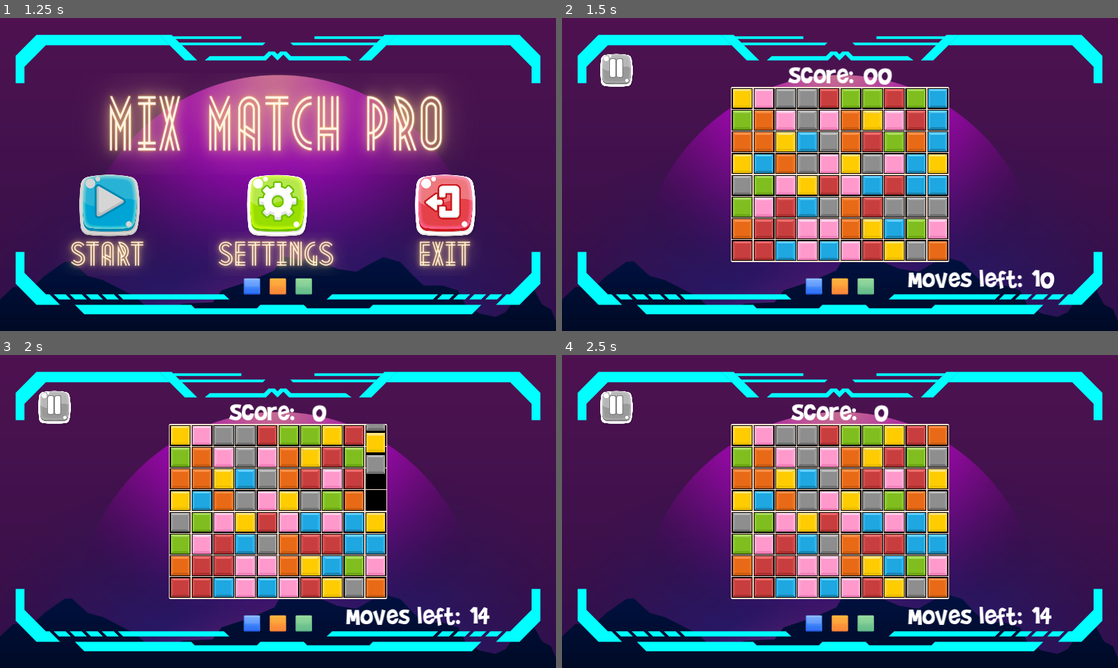
Above: before the commit, frames 1-4 (two rows, left to right).
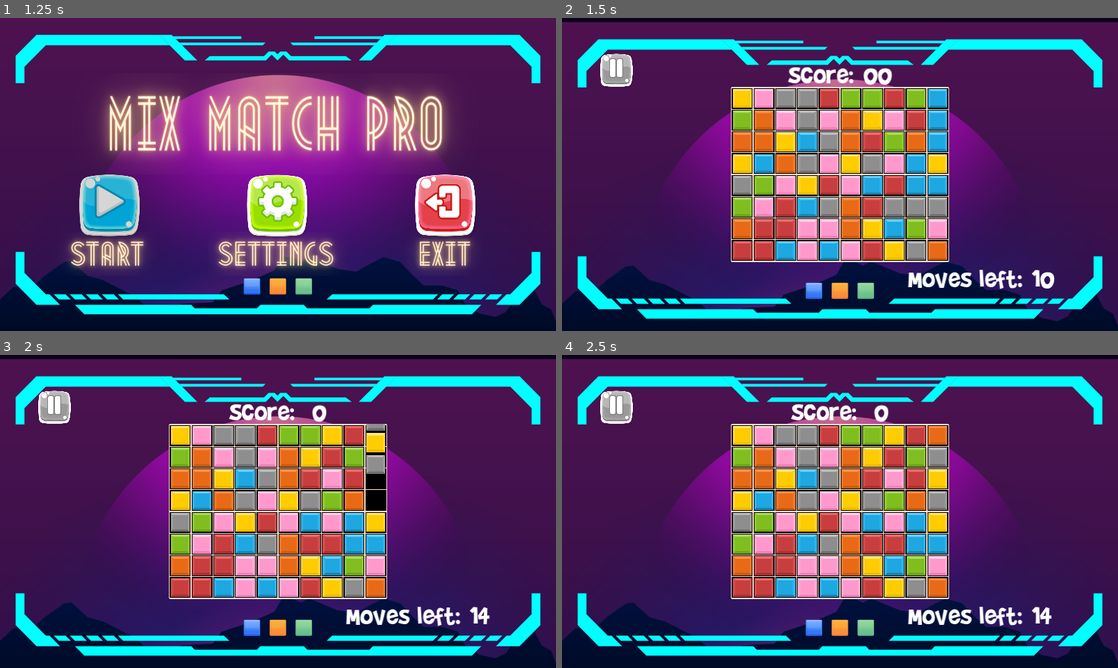
Above: after the commit, the same moments.

Repository: bonsaipropaganda/match-3-with-a-twist
Game: Godot game, scene res://Content/main.tscn
The game is run twice, just before and just after one commit, with the same random seed, the same clock (stepped at 60 frames per second) and the same inputs. The engine's default icon, where the game draws it, is replaced by a stand-in: a white triangle on a blue panel in a dark square.
Inputs (mouse positions are in pixels of both pictures, inside the frame that each line leads up to):
- Up to frame 1 (1.25 s): click (111, 205) at 0.5 s
- Up to frame 2 (1.5 s): click (673, 205) at 1.25 s
- Up to frame 3 (2 s): no input
- Up to frame 4 (2.5 s): move the mouse to (739, 433) at 2.02 s; press the mouse at (739, 433) at 2.03 s

Frame 1 is identical in both runs. In frame 2, 12% of the frame differs, in the area x 0-100%, y 0-98%; in frame 3, 12%; in frame 4, 12%.

Commit message:
Fixed Window Resizing with Backgroungs
Just made the window to keep it's aspect as you resize it so that you don't get the wonky moving GUI stuff

Diff:
--- a/Content/UserInterface/game_ui.tscn
+++ b/Content/UserInterface/game_ui.tscn
@@ -1,8 +1,9 @@
-[gd_scene load_steps=10 format=3 uid="uid://44pumqm1otrx"]
+[gd_scene load_steps=11 format=3 uid="uid://44pumqm1otrx"]
 
 [ext_resource type="Texture2D" uid="uid://blgd5sbvd3rv3" path="res://art/gui/FreeGUI/Button_x8.png" id="1_vhol0"]
 [ext_resource type="Script" path="res://Content/UserInterface/game_ui.gd" id="1_vjmls"]
 [ext_resource type="Texture2D" uid="uid://wm4f7o8xmxa3" path="res://art/gui/FreeGUI/Button_pressed_x8.png" id="2_pl6m7"]
+[ext_resource type="Texture2D" uid="uid://briib0p23wq62" path="res://art/gui/menu/MixMatch - Background Gameplay.png" id="2_xibrn"]
 [ext_resource type="Texture2D" uid="uid://bhmffmcpulflf" path="res://art/gui/FreeGUI/Button_hover_x8.png" id="3_jhhtc"]
 [ext_resource type="FontFile" uid="uid://cq58k7wkj7k25" path="res://art/fonts/brandy_brunch/BradBunR.ttf" id="5_xvdsi"]
 [ext_resource type="AudioStream" uid="uid://dfv33e21od60g" path="res://art/sounds/mouse_click.mp3" id="6_y6nn3"]
@@ -28,6 +29,13 @@
 grow_vertical = 2
 mouse_filter = 1
 script = ExtResource("1_vjmls")
+
+[node name="Background" type="TextureRect" parent="."]
+layout_mode = 2
+offset_top = 10.0
+offset_right = 1280.0
+offset_bottom = 730.0
+texture = ExtResource("2_xibrn")
 
 [node name="MarginContainer" type="MarginContainer" parent="."]
 layout_mode = 1
--- a/Content/game_scene.tscn
+++ b/Content/game_scene.tscn
@@ -1,17 +1,11 @@
-[gd_scene load_steps=5 format=3 uid="uid://y26xkpybmr8r"]
+[gd_scene load_steps=4 format=3 uid="uid://y26xkpybmr8r"]
 
 [ext_resource type="Script" path="res://Content/game_scene.gd" id="1_u61ru"]
 [ext_resource type="PackedScene" uid="uid://dkbegd2mpsmvo" path="res://Content/Grid/grid.tscn" id="2_benkg"]
 [ext_resource type="PackedScene" uid="uid://44pumqm1otrx" path="res://Content/UserInterface/game_ui.tscn" id="3_0gh26"]
-[ext_resource type="Texture2D" uid="uid://briib0p23wq62" path="res://art/gui/menu/MixMatch - Background Gameplay.png" id="4_ostse"]
 
 [node name="GameScene" type="Node2D"]
 script = ExtResource("1_u61ru")
-
-[node name="Background" type="TextureRect" parent="."]
-offset_right = 1280.0
-offset_bottom = 720.0
-texture = ExtResource("4_ostse")
 
 [node name="CanvasLayer" type="CanvasLayer" parent="."]
 
--- a/project.godot
+++ b/project.godot
@@ -26,7 +26,6 @@
 window/size/viewport_width=1280
 window/size/viewport_height=720
 window/stretch/mode="canvas_items"
-window/stretch/aspect="expand"
 
 [gui]
 
